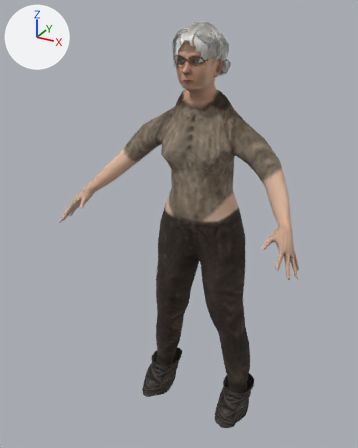
Before and after pictures for a commit that changed the glTF model examples/character-generator/res/models/characters/elder.glb.
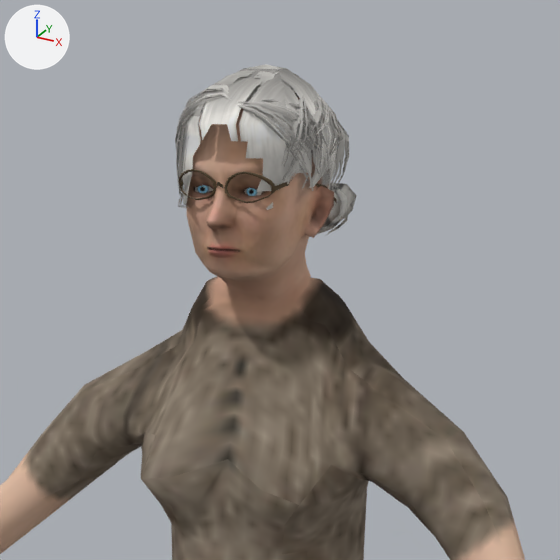
There are two pictures of each version: one whole from a 50 mm camera at (0.795, -1.525, 1.645) aimed at (-0.051, 0.014, 0.876), one close up on the part from 32% to 83% of the width and 0% to 40% of the height. Lighting does not change. The marker at upper left points along +X, +Y and +Z. The last two pictures show the newer version. Vertices at exactly the same position are counted once.

The older version as bpy lines, for what is in view:
```python
me_mesh_0 = bpy.data.meshes.new('Mesh_0')
me_mesh_0.from_pydata(...)  # 4479 vertices, 7715 faces; spans x -0.47..0.47, y -0.23..0.23, z -0.01..1.6
# faces by material slot: [3784, 2871, 1060]
me_mesh_0.materials.append(mat_skin)  # picture img_skin
me_mesh_0.materials.append(mat_hair_tide_knot)
me_mesh_0.materials.append(mat_cloth_accessories)  # picture img_accessories
ob_mesh = bpy.data.objects.new('Mesh', me_mesh_0)
ob_mesh.location = (0.0, 0.0, 0.0)
```
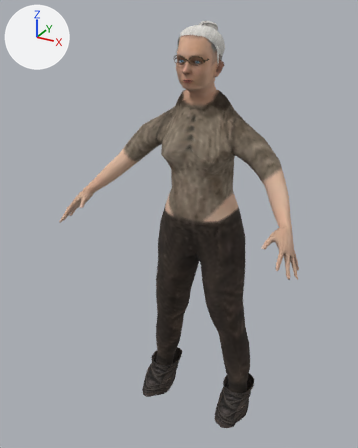
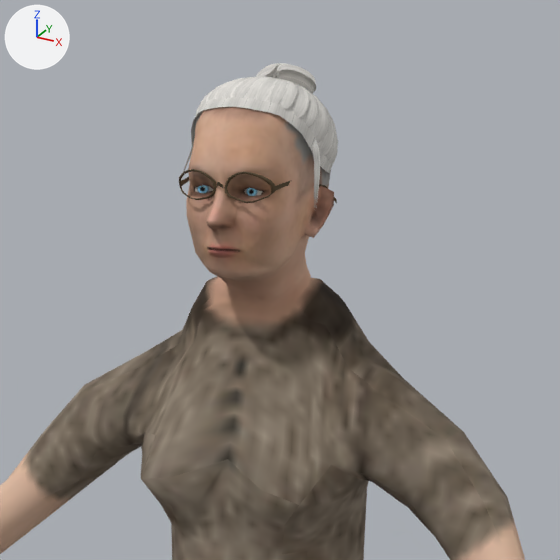
Where the change shows, as pixel boxes [x1, y1, x2, y2] in the close-ups (560 x 560 px; the box of a moved part takes in the faces that stretch with it):
'Mesh', reshaped
    before: [0, 64, 525, 560]
    after: [0, 63, 525, 560]
part 1 of me_mesh_0, deleted (mostly hidden)
    before: [178, 157, 356, 235]
part 2 of me_mesh_0, moved or reshaped
    before: [175, 64, 349, 230]
    after: [181, 63, 338, 208]
part 3 of me_mesh_0, surface changed
    before: [211, 68, 346, 160]
    after: [208, 85, 330, 159]

The change, as a list of edits to the scene's bpy script:
```text
Change me_mesh_0:
    used by ob_mesh; location = (0.0, 0.0, 0.0)
    remove me_mesh_0.from_pydata(...)  # 4479 vertices, 7715 faces; spans x -0.47..0.47, y -0.23..0.23, z -0.01..1.6
    add me_mesh_0.from_pydata(...)  # 4625 vertices, 7992 faces; spans x -0.47..0.47, y -0.23..0.23, z -0.01..1.6
    me_mesh_0 part 1: 17 loose pieces with 350 vertices, spanning x -0.08..0.07, y 0.0..0.21, z 1.41..1.51, are deleted
    me_mesh_0 part 2: 192 vertices moved from x -0.08..0.08, y 0.0..0.17, z 1.45..1.6 to x -0.08..0.08, y 0.01..0.16, z 1.46..1.59; 1158 vertices removed from x -0.09..0.09, y -0.05..0.2, z 1.41..1.6; 1630 vertices added at x -0.08..0.08, y 0.0..0.17, z 1.46..1.6
    me_mesh_0 part 3: 30 kept faces spanning x -0.06..0.08, y 0.0..0.16, z 1.49..1.59 get new texture (UV) coordinates
    other edits to the shape of me_mesh_0 do not show in these pictures
```
